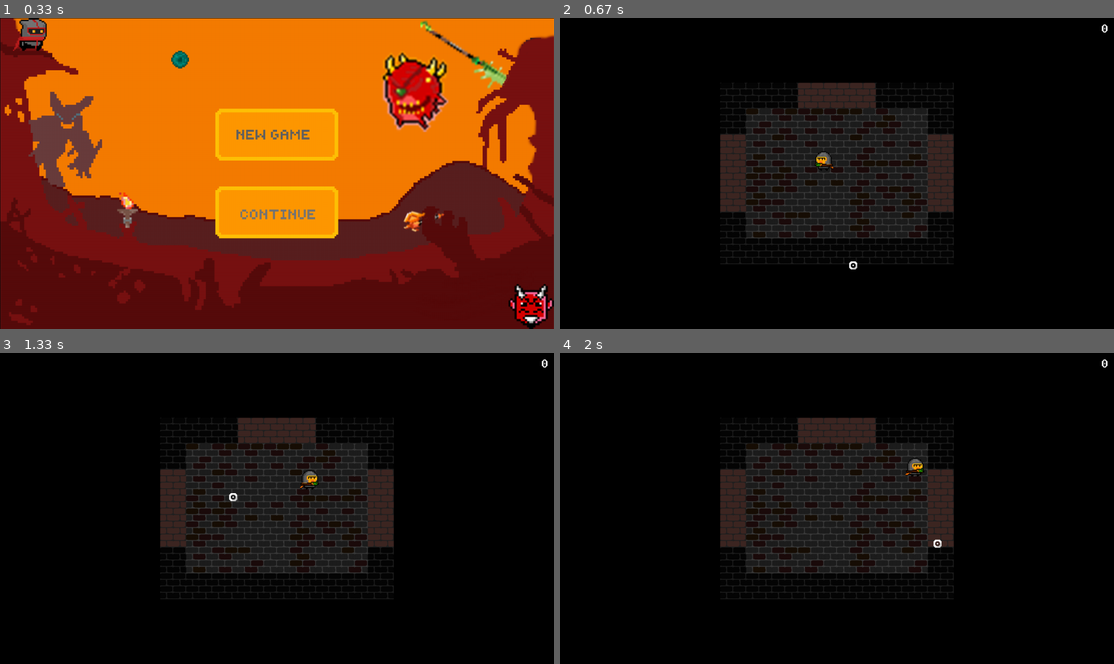
Above: before the commit, frames 1-4 (two rows, left to right).
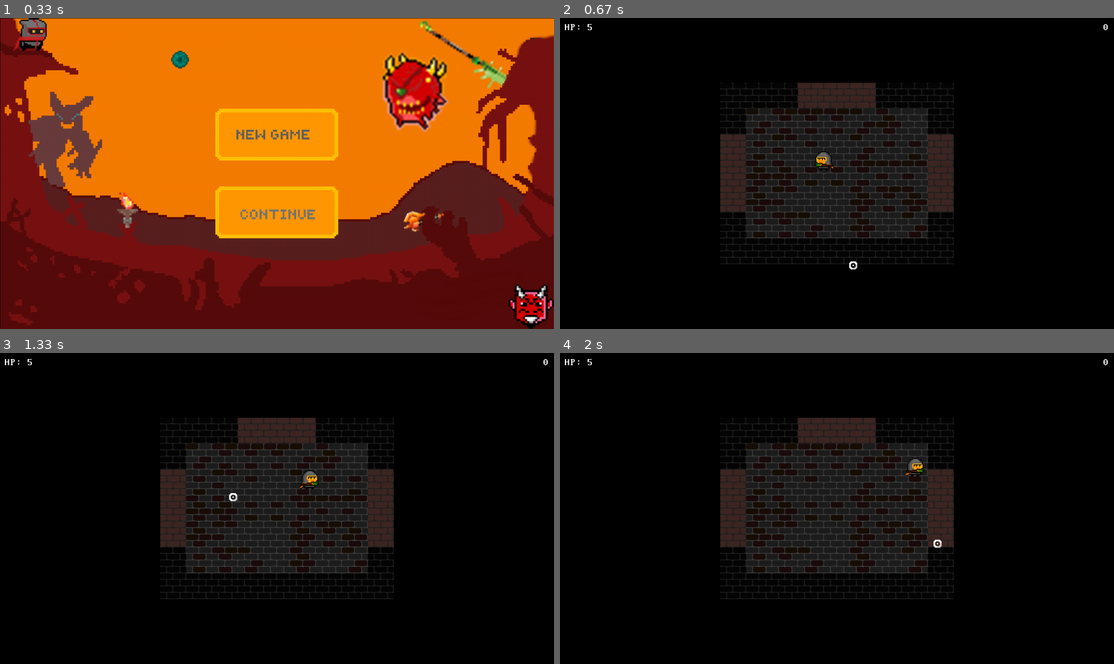
Above: after the commit, the same moments.

Repository: VladislavTuzov/PyGame
Game: pygame game, started from main.py
Two runs of this game, one before a commit and one after it. Both use one fixed random seed, a clock stepped at 60 frames per second and the inputs below.
Inputs (mouse positions are in pixels of both pictures, inside the frame that each line leads up to):
- Up to frame 1 (0.33 s): no input
- Up to frame 2 (0.67 s): press the mouse at (837, 133) at 0.37 s; move the mouse to (842, 198) at 0.47 s; release the mouse at (853, 263) at 0.6 s
- Up to frame 3 (1.33 s): hold Right 0.67-1.13 s; move the mouse to (332, 530) at 0.7 s; hold Up from 1.17 s (still down); move the mouse to (232, 496) at 1.2 s
- Up to frame 4 (2 s): release Up at 1.47 s; hold Right 1.5-1.97 s; move the mouse to (936, 542) at 1.53 s

Frame 1 is identical in both runs. In frame 2, less than 0.1% of the frame differs, in the area x 0-99%, y 1-5%; in frame 3, less than 0.1%; in frame 4, less than 0.1%.

Commit message:
blit hero hp, also change font size to 24

Diff:
--- a/config.py
+++ b/config.py
@@ -5,9 +5,10 @@
 
 OFFSET = SCREEN_HEIGHT // 64
 POINTS_TOPRIGHT_POS = SCREEN_WIDTH - OFFSET, OFFSET
+BAR_TOPLEFT_POS = OFFSET, OFFSET
 
 CURSOR_FILENAME = "cursor20alt.png"
 FONT_PATH = "source/fonts/PerfectDOSVGA437.ttf"
-FONT_SIZE = 32
+FONT_SIZE = 24
 
 SOUND_VOLUME = 0.2
--- a/gameplay.py
+++ b/gameplay.py
@@ -3,7 +3,10 @@
 import pygame
 from PIL import Image, ImageFilter
 
-from config import FPS, SCREEN_SIZE, SCREEN_CENTER, POINTS_TOPRIGHT_POS
+from config import (
+    FPS, SCREEN_SIZE, SCREEN_CENTER,
+    POINTS_TOPRIGHT_POS, BAR_TOPLEFT_POS
+)
 from classes.generation import Level
 from classes.enemies import Dardo
 from classes.exceptions import PortalInteractPseudoError
@@ -95,6 +98,7 @@
         enemies.draw(screen)
 
         blit_points(screen, font, points)
+        blit_bar(screen, font, hero)
         blit_cursor(screen, cursor)
 
         pygame.display.flip()
@@ -106,10 +110,14 @@
 
 
 def blit_points(screen, font, points):
-    surface = font.render(str(points), True, 'white')
+    surface = font.render(str(points), True, "white")
     rect = surface.get_rect()
     rect.topright = POINTS_TOPRIGHT_POS
     screen.blit(surface, rect)
+
+def blit_bar(screen, font, hero):
+    surface = font.render(f"HP: {hero.hp}", True, "white")
+    screen.blit(surface, BAR_TOPLEFT_POS)
 
 
 def blit_cursor(screen, cursor):
